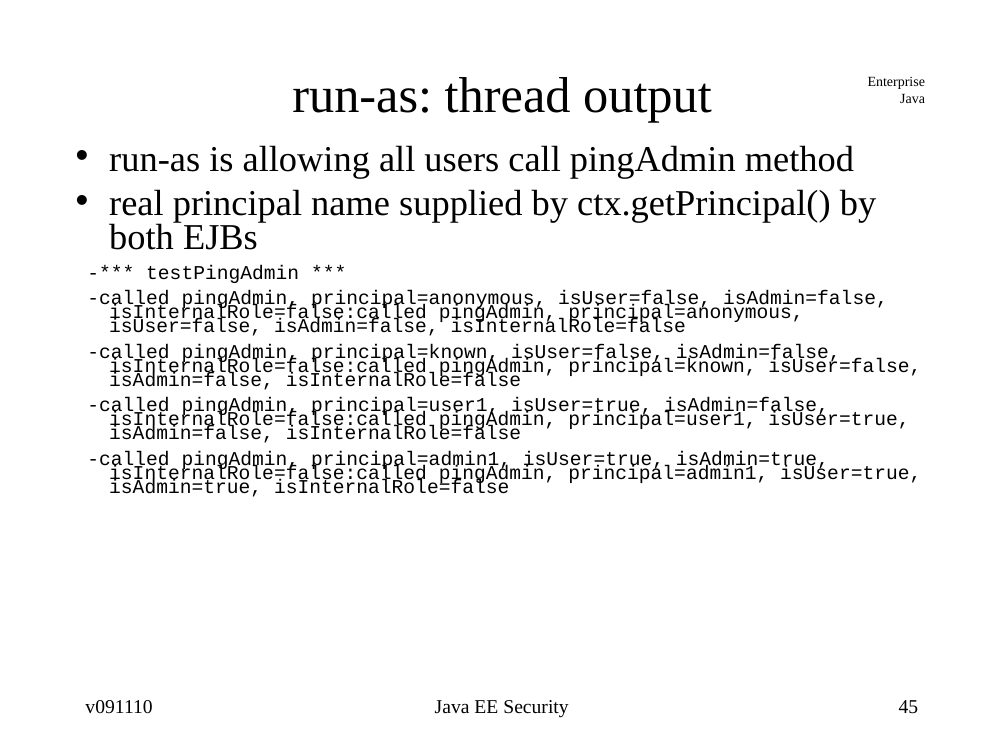
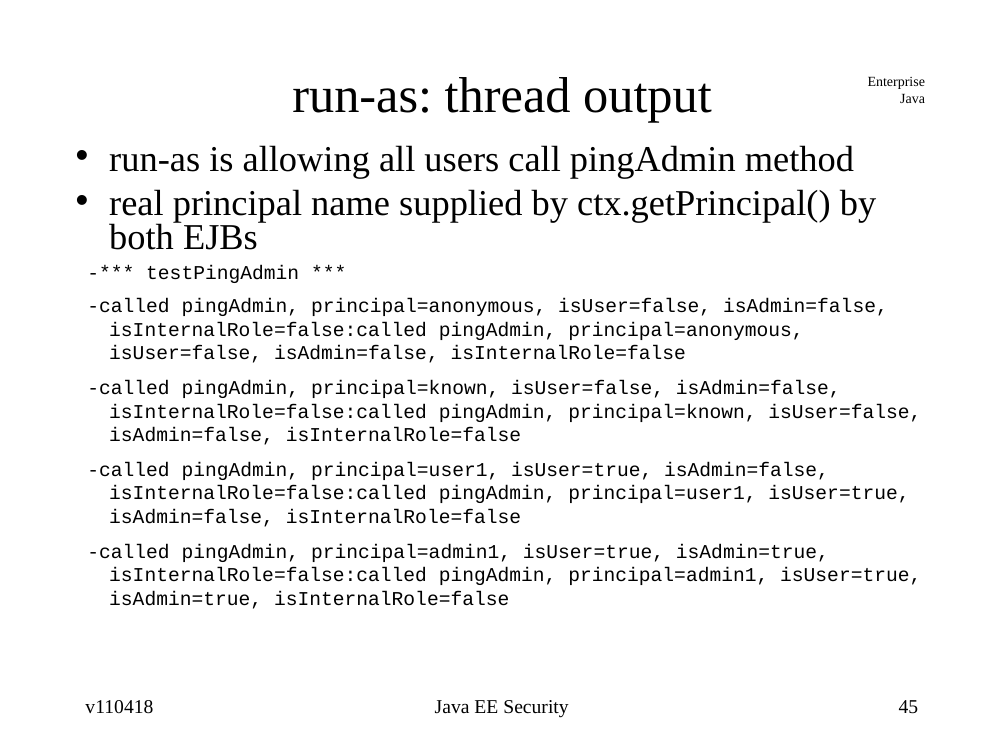
Before and after one commit to jcstaff/ejava-javaee, a slide deck: slide 45 of securePing/src/site/resources/lectures/javaeeSecurity.ppt. Drawn at 1008x756 pixels with LibreOffice and Linux fonts; fonts in the diff are those of the drawing. Boxes give left, top, right and bottom in pixels: in the first picture for what was removed or moved away, otherwise in the second. Text is boxed around its words. In the diff, an @@ line names an element or a change of style, - is before the commit and + after.

```diff
--- a/securePing/src/site/resources/lectures/javaeeSecurity.ppt
+++ b/securePing/src/site/resources/lectures/javaeeSecurity.ppt
@@ text at [87, 298, 921, 609]: line spacing 0.6 to 1 @@
@@ text at [85, 700, 153, 714]: text changed @@
-v091110
+v110418
```
Also in this commit, not shown: 46 other slides changed, 59 other files.
